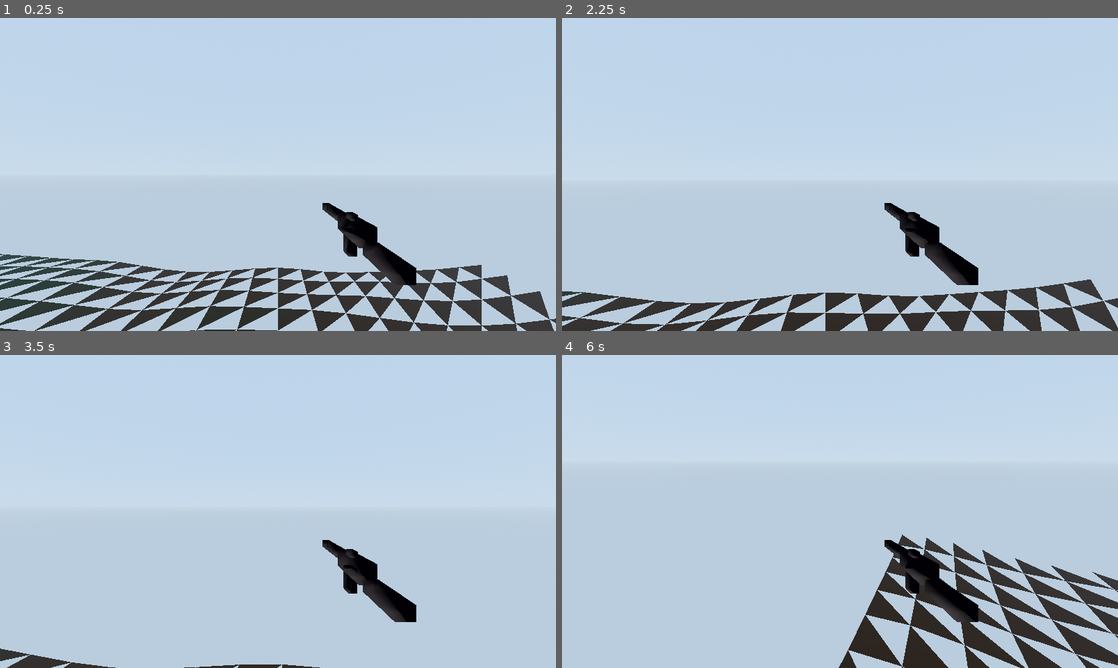
Above: before the commit, frames 1-4 (two rows, left to right).
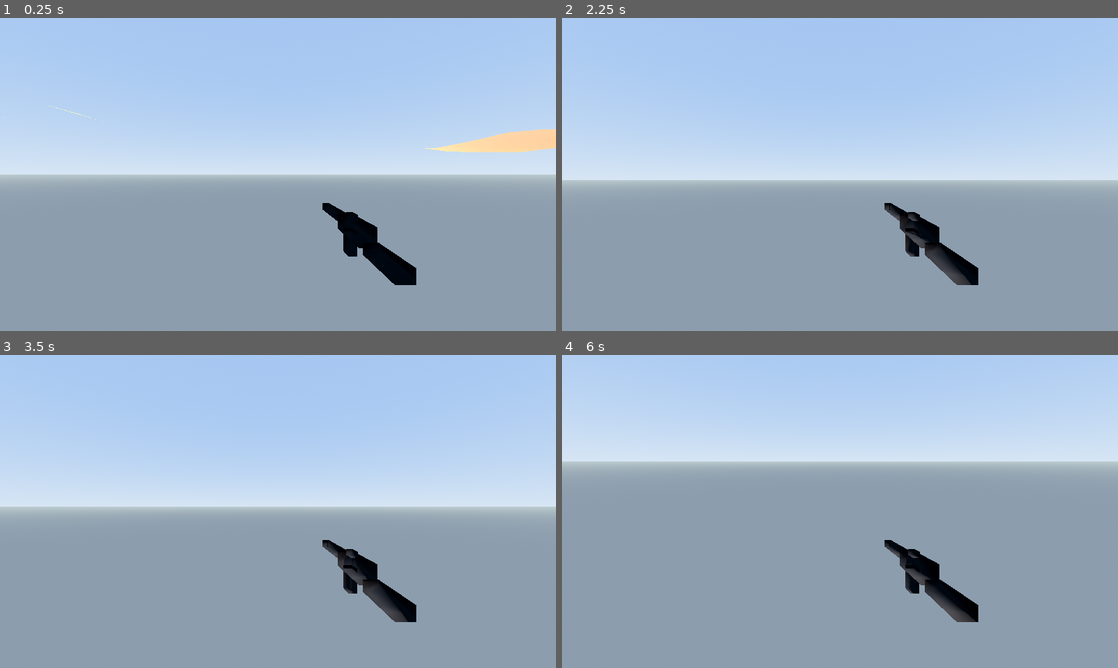
Above: after the commit, the same moments.

Repository: cybernattor/rankborn
Game: Godot game, scene res://scenes/game/game_scene.tscn
Same seed, same stepped clock (60 frames per second), same inputs: the game is played once before the commit and once after it. This scene is started directly instead of the project's main scene.
Inputs (mouse positions are in pixels of both pictures, inside the frame that each line leads up to):
- Up to frame 1 (0.25 s): no input
- Up to frame 2 (2.25 s): tap Enter (ui_accept) at 0.5, 0.77, 1.52 s; move the mouse to (867, 174) at 0.52 s; press the mouse at (867, 174) at 0.53 s; hold W (move_forward) from 0.53 s (still down); move the mouse to (812, 174) at 1.27 s; release the mouse at (812, 174) at 1.28 s; click (812, 174) at 1.35 s; move the mouse to (851, 168) at 2.02 s; press the mouse at (851, 168) at 2.03 s
- Up to frame 3 (3.5 s): keep holding W (move_forward); move the mouse to (272, 517) at 2.77 s; release the mouse at (272, 517) at 2.78 s; click (272, 517) at 2.85 s; tap Enter (ui_accept) at 3.02 s
- Up to frame 4 (6 s): move the mouse to (878, 514) at 3.52 s; press the mouse at (878, 514) at 3.53 s; tap Enter (ui_accept) at 3.77, 4.52 s; move the mouse to (795, 508) at 4.27 s; release the mouse at (795, 508) at 4.28 s; click (795, 508) at 4.35 s; move the mouse to (845, 511) at 5.02 s; press the mouse at (845, 511) at 5.03 s; release W (move_forward) at 5.75 s; release the mouse at (845, 511) at 5.75 s; click (1084, 564) at 5.75 s

The runs differ from the first frame. In frame 1, 50% of the frame differs, in the area x 0-100%, y 0-100%; in frame 2, 47%; in frame 3, 50%; in frame 4, 64%, in the area x 0-100%, y 34-100%.

Commit message:
feat: refine terrain generation and environmental settings
- Increased height variation in terrain generation by adjusting noise scaling.
- Updated terrain color palette for improved visual aesthetics.
- Enhanced environmental settings, including sky and fog configurations, for a more immersive experience.
- Adjusted spawn point height to align with terrain features, improving player positioning.

Diff:
--- a/scripts/mesh_utils.gd
+++ b/scripts/mesh_utils.gd
@@ -65,14 +65,14 @@
 		for x in range(resolution + 1):
 			var px := -half + x * step
 			var pz := -half + z * step
-			var py := noise.get_noise_2d(px, pz) * 6.0
+			var py := noise.get_noise_2d(px, pz) * 12.0
 			verts.append(Vector3(px, py, pz))
 
-	var dirt := Color(0.45, 0.32, 0.18)
-	var grass_dark := Color(0.22, 0.40, 0.15)
-	var grass_mid := Color(0.30, 0.52, 0.18)
-	var grass_light := Color(0.42, 0.60, 0.25)
-	var rock := Color(0.45, 0.42, 0.38)
+	var dirt := Color(0.55, 0.38, 0.22)
+	var grass_dark := Color(0.25, 0.50, 0.18)
+	var grass_mid := Color(0.35, 0.62, 0.22)
+	var grass_light := Color(0.48, 0.72, 0.30)
+	var rock := Color(0.55, 0.52, 0.48)
 
 	for z in range(resolution):
 		for x in range(resolution):
@@ -87,42 +87,35 @@
 			var c1 := _terrain_color(avg_h1, dirt, grass_dark, grass_mid, grass_light, rock)
 			var c2 := _terrain_color(avg_h2, dirt, grass_dark, grass_mid, grass_light, rock)
 
-			var n1 := (v1 - v0).cross(v2 - v0).normalized()
-			st.set_normal(n1)
 			st.set_color(c1)
 			st.add_vertex(v0)
-			st.set_normal(n1)
 			st.set_color(c1)
 			st.add_vertex(v1)
-			st.set_normal(n1)
 			st.set_color(c1)
 			st.add_vertex(v2)
 
-			var n2 := (v2 - v1).cross(v3 - v1).normalized()
-			st.set_normal(n2)
 			st.set_color(c2)
 			st.add_vertex(v1)
-			st.set_normal(n2)
+			st.set_color(c2)
+			st.add_vertex(v3)
 			st.set_color(c2)
 			st.add_vertex(v2)
-			st.set_normal(n2)
-			st.set_color(c2)
-			st.add_vertex(v3)
 
+	st.generate_normals()
 	return st.commit()
 
 
 static func _terrain_color(h: float, dirt: Color, g_dark: Color, g_mid: Color, g_light: Color, rock: Color) -> Color:
-	if h < -2.0:
+	if h < -4.0:
 		return dirt
 	elif h < 0.0:
-		return dirt.lerp(g_dark, (h + 2.0) / 2.0)
-	elif h < 1.5:
-		return g_dark.lerp(g_mid, h / 1.5)
+		return dirt.lerp(g_dark, (h + 4.0) / 4.0)
 	elif h < 3.0:
-		return g_mid.lerp(g_light, (h - 1.5) / 1.5)
+		return g_dark.lerp(g_mid, h / 3.0)
+	elif h < 6.0:
+		return g_mid.lerp(g_light, (h - 3.0) / 3.0)
 	else:
-		return g_light.lerp(rock, clamp((h - 3.0) / 3.0, 0.0, 1.0))
+		return g_light.lerp(rock, clamp((h - 6.0) / 6.0, 0.0, 1.0))
 
 
 static func flat_material(color: Color, rough: float = 0.9) -> StandardMaterial3D:
--- a/scripts/world/game_scene.gd
+++ b/scripts/world/game_scene.gd
@@ -7,9 +7,16 @@
 
 var player_scene := preload("res://scenes/shared/player.tscn")
 var local_player_id: int = 1
+var _terrain_noise: FastNoiseLite
 
 
 func _ready() -> void:
+	_terrain_noise = FastNoiseLite.new()
+	_terrain_noise.seed = 42
+	_terrain_noise.noise_type = FastNoiseLite.TYPE_SIMPLEX_SMOOTH
+	_terrain_noise.frequency = 0.008
+	_terrain_noise.fractal_octaves = 4
+
 	_setup_environment()
 	_build_lowpoly_terrain()
 	NetworkManager.player_connected.connect(_on_player_connected)
@@ -34,22 +41,23 @@
 
 func _setup_environment() -> void:
 	var env := Environment.new()
-	env.background_mode = Environment.BG_COLOR
-	env.background_color = Color(0.55, 0.7, 0.85)
+	env.background_mode = Environment.BG_SKY
 	env.ambient_light_source = Environment.AMBIENT_SOURCE_COLOR
-	env.ambient_light_color = Color(0.6, 0.65, 0.7)
-	env.ambient_light_energy = 0.5
+	env.ambient_light_color = Color(0.35, 0.4, 0.45)
+	env.ambient_light_energy = 0.6
 	env.tonemap_mode = Environment.TONE_MAPPER_ACES
 	env.fog_enabled = true
-	env.fog_light_color = Color(0.6, 0.7, 0.8)
-	env.fog_density = 0.002
-	env.fog_sky_affect = 0.8
+	env.fog_light_color = Color(0.7, 0.8, 0.9)
+	env.fog_density = 0.003
+	env.fog_sky_affect = 0.3
 
 	var sky_mat := ProceduralSkyMaterial.new()
-	sky_mat.sky_top_color = Color(0.35, 0.55, 0.85)
-	sky_mat.sky_horizon_color = Color(0.65, 0.75, 0.85)
-	sky_mat.ground_bottom_color = Color(0.3, 0.25, 0.2)
-	sky_mat.ground_horizon_color = Color(0.6, 0.65, 0.6)
+	sky_mat.sky_top_color = Color(0.3, 0.5, 0.85)
+	sky_mat.sky_horizon_color = Color(0.65, 0.75, 0.88)
+	sky_mat.ground_bottom_color = Color(0.2, 0.18, 0.15)
+	sky_mat.ground_horizon_color = Color(0.5, 0.55, 0.5)
+	sky_mat.sun_angle_max = 40.0
+	sky_mat.sun_curve = 0.15
 
 	var sky := Sky.new()
 	sky.sky_material = sky_mat
@@ -60,9 +68,9 @@
 
 	var sun := $DirectionalLight3D
 	sun.light_color = Color(1.0, 0.95, 0.85)
-	sun.light_energy = 1.2
+	sun.light_energy = 1.5
 	sun.shadow_enabled = true
-	sun.rotation_degrees = Vector3(-45, 30, 0)
+	sun.rotation_degrees = Vector3(-50, 30, 0)
 
 
 func _build_lowpoly_terrain() -> void:
@@ -83,10 +91,7 @@
 			child.queue_free()
 
 	var col := CollisionShape3D.new()
-	var box := BoxShape3D.new()
-	box.size = Vector3(100, 20, 100)
-	col.shape = box
-	col.position = Vector3(0, -3, 0)
+	col.shape = terrain_mesh.create_trimesh_shape()
 	ground_body.add_child(col)
 
 
@@ -119,10 +124,11 @@
 
 func _get_spawn_position(id: int) -> Vector3:
 	if spawn_points.get_child_count() == 0:
-		return Vector3(0, 10, 0)
+		return Vector3(0, 5, 0)
 	var spawn_index: int = absi(id) % spawn_points.get_child_count()
 	var pos: Vector3 = spawn_points.get_child(spawn_index).global_position as Vector3
-	pos.y = 10.0
+	var terrain_y := _terrain_noise.get_noise_2d(pos.x, pos.z) * 12.0
+	pos.y = terrain_y + 2.0
 	return pos
 
 
